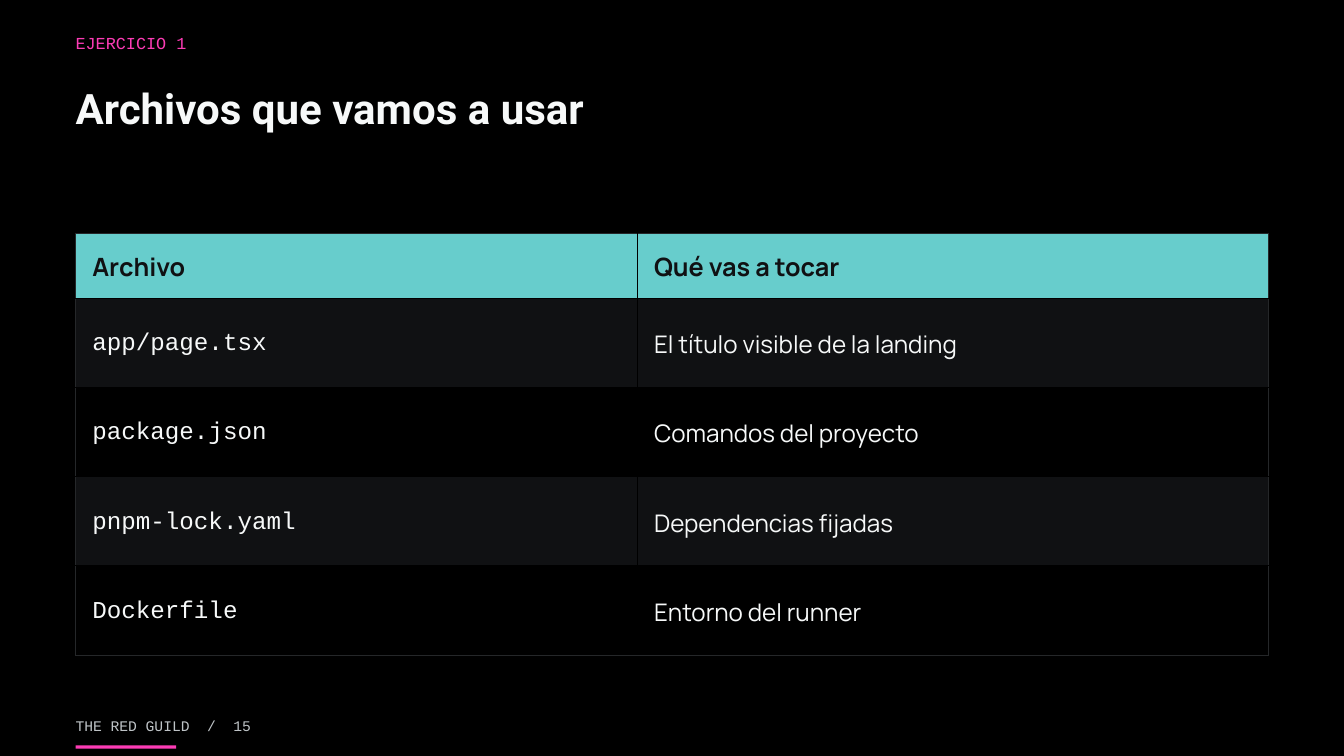
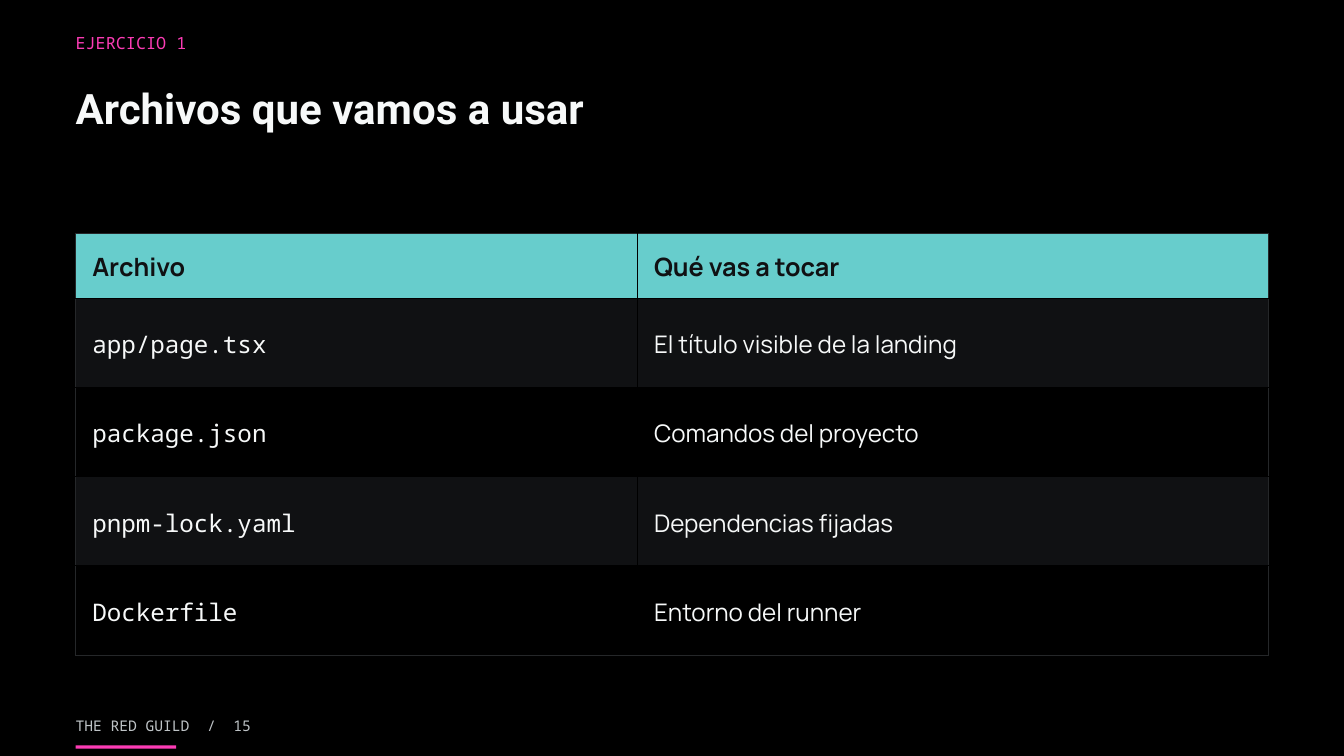
Before and after one commit to theredguild/github-ai-automation-lab, a slide deck: slide 15 of slides/workshop.pptx. Drawn at 1344x756 pixels with LibreOffice and Linux fonts; fonts in the diff are those of the drawing. Boxes give left, top, right and bottom in pixels: in the first picture for what was removed or moved away, otherwise in the second. Text is boxed around its words. In the diff, an @@ line names an element or a change of style, - is before the commit and + after.

```diff
--- a/slides/workshop.pptx
+++ b/slides/workshop.pptx
@@ text "EJERCICIO 1" at (x1=76, y1=37, x2=186, y2=49): font Courier New to Noto Sans Mono @@
@@ table at (x1=76, y1=233, x2=1268, y2=655) @@
@@ font Courier New to Noto Sans Mono in "app/page.tsx", "package.json", "pnpm-lock.yaml", "Dockerfile" @@
@@ text "THE RED GUILD / 15" at (x1=76, y1=720, x2=251, y2=731): font Courier New to Noto Sans Mono @@
```
Also in this commit, not shown: 177 other slides changed, 2 other files.
